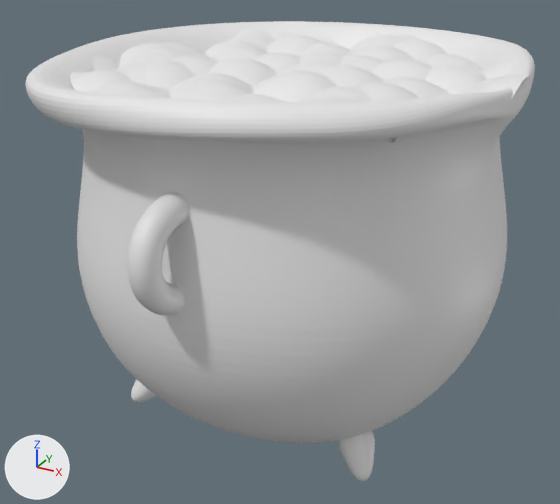
The FBX model WitchingTales/Assets/__Assets/Artifcats/cauldron/cauldron.fbx, before and after one commit.
The view is the same before and after, from a 50 mm lens placed at (1.3, -2.46, 1.09), pointed at (-0.04, -0.03, -0.12). The axes (+X, +Y, +Z) are drawn at lower left. The lights are the same throughout. Where no turn or scale is listed for an object, it has been applied to the vertices.

The older version as bpy lines, for what is in view:
```python
mat_material = principled_material('Material')
mat_material.base_color = (0.8, 0.8, 0.8)  # white #e7e7e7
me_cube_002 = bpy.data.meshes.new('Cube.002')
me_cube_002.from_pydata(...)  # 2568 vertices, 2560 faces; spans x -0.524..0.524, y -0.435..0.435, z -0.739..-0.575
me_mesh = bpy.data.meshes.new('Mesh')
me_mesh.from_pydata(...)  # 13314 vertices, 13312 faces; spans x -0.86..0.8, y -0.86..0.86, z -0.8..0.65
me_mesh.materials.append(mat_material)  # white #e7e7e7
me_plane_001 = bpy.data.meshes.new('Plane.001')
me_plane_001.from_pydata(...)  # 16641 vertices, 16384 faces; spans x -0.8..0.8, y -0.8..0.8, z -0.08..0.03
me_torus_001 = bpy.data.meshes.new('Torus.001')
me_torus_001.from_pydata(...)  # 696 vertices, 672 faces; spans x -0.1..0.1, y -0.94..0.94, z -0.22..0.2
ob_cauldron = bpy.data.objects.new('cauldron', me_mesh)
ob_cauldron.location = (0.0, 0.0, 0.0)
ob_picioruse = bpy.data.objects.new('picioruse', me_cube_002)
ob_picioruse.location = (0.0, 0.0, 0.0)
ob_plane = bpy.data.objects.new('Plane', me_plane_001)
ob_plane.location = (0.0, 0.0, 0.596)
ob_toarte = bpy.data.objects.new('toarte', me_torus_001)
ob_toarte.location = (0.036, 0.0, 0.185)
```
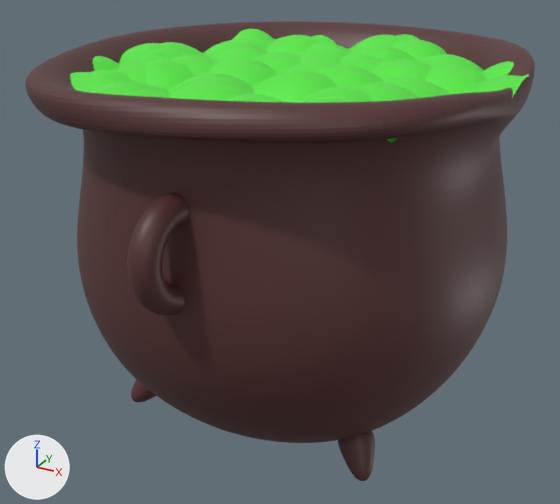
Pixel boxes [x1, y1, x2, y2] of what changed, in the pictures (560 x 504 px):
'cauldron', recoloured (white to brown): [25, 21, 535, 443] in both
'Plane', recoloured (white to green): [70, 29, 530, 143] in both
'toarte', recoloured (white to brown): [127, 192, 189, 315] in both
'picioruse', recoloured (white to brown): [131, 379, 375, 481] in both

Patch to the scene script:
```diff
--- a/WitchingTales/Assets/__Assets/Artifcats/cauldron/cauldron.fbx.py
+++ b/WitchingTales/Assets/__Assets/Artifcats/cauldron/cauldron.fbx.py
@@ mat_material @@
 mat_material = principled_material('Material')
-mat_material.base_color = (0.8, 0.8, 0.8)  # white #e7e7e7
+mat_material.base_color = (0.0898, 0.0284, 0.0289)  # brown #552f2f
@@ mat_material_001 @@
+mat_material_001 = principled_material('Material.001')
+mat_material_001.base_color = (0.0954, 0.8, 0.0554)  # green #57e743
@@ me_plane_001 @@
 me_plane_001.from_pydata(...)  # 16641 vertices, 16384 faces; spans x -0.8..0.8, y -0.8..0.8, z -0.08..0.03
+me_plane_001.materials.append(mat_material_001)  # green #57e743
```
